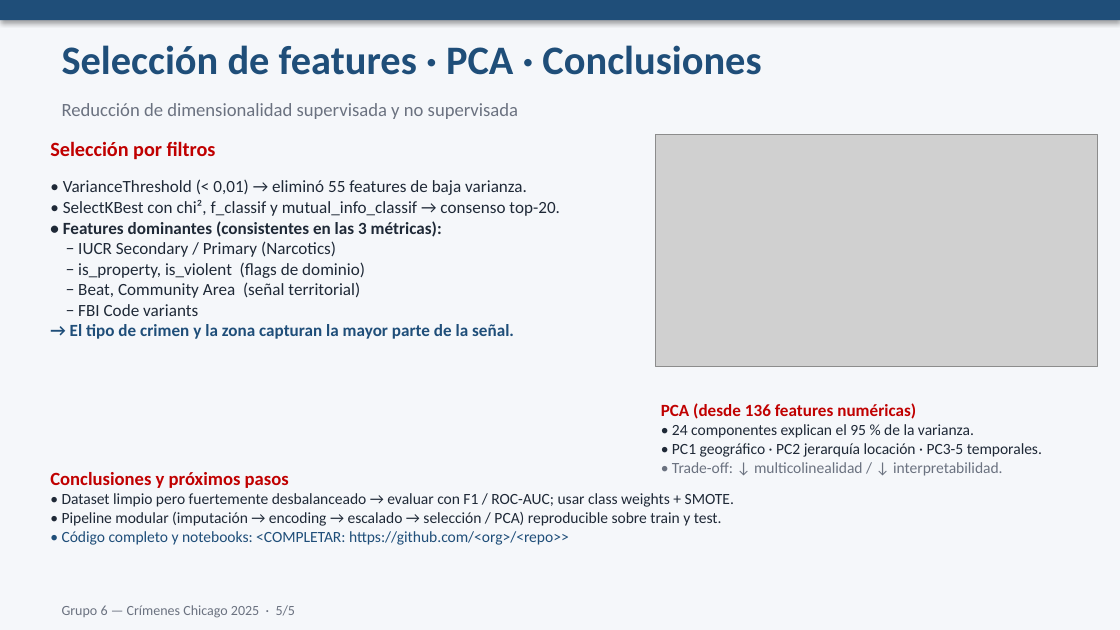
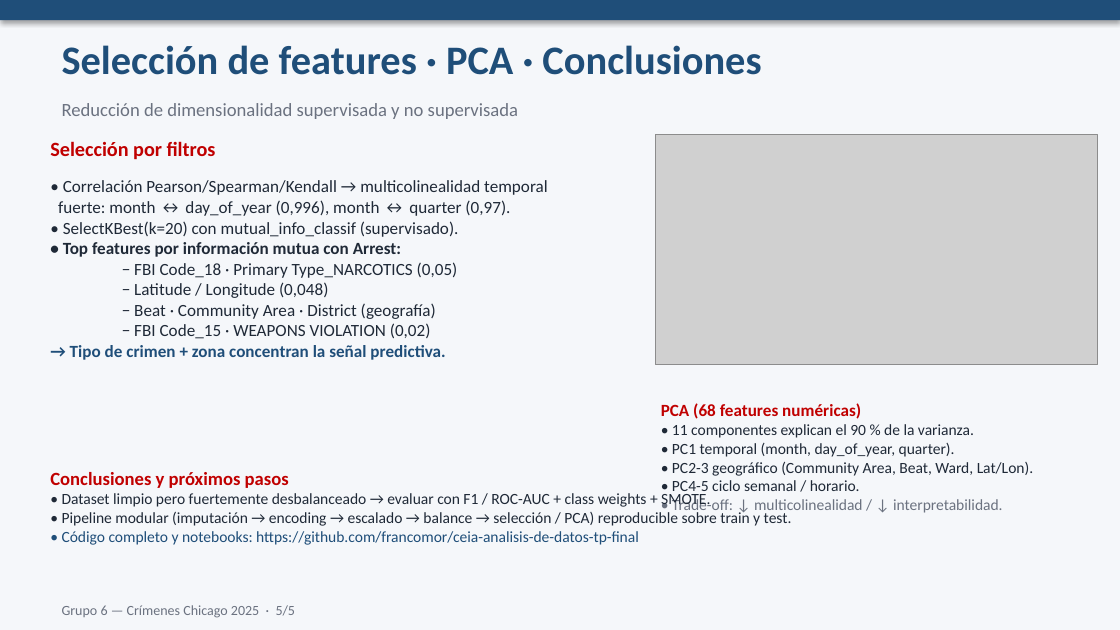
Before and after one commit to francomor/ceia-analisis-de-datos-tp-final, a slide deck: slide 5 of Presentacion final 2026 B1 - GRUPO 6.pptx (slide 12 before the commit). Drawn at 1120x630 pixels with LibreOffice and Linux fonts; fonts in the diff are those of the drawing; grey boxes stand for pictures. Boxes give left, top, right and bottom in pixels: in the first picture for what was removed or moved away, otherwise in the second. Text is boxed around its words. In the diff, an @@ line names an element or a change of style, - is before the commit and + after.

```diff
--- a/Presentacion final 2026 B1 - GRUPO 6.pptx
+++ b/Presentacion final 2026 B1 - GRUPO 6.pptx
@@ text at box(58, 180, 548, 360): text changed @@
-• VarianceThreshold (< 0,01) → eliminó 55 features de baja varianza.
-• SelectKBest con chi², f_classif y mutual_info_classif → consenso top-20.
-• Features dominantes (consistentes en las 3 métricas):
-  − IUCR Secondary / Primary (Narcotics)
-  − is_property, is_violent (flags de dominio)
-  − Beat, Community Area (señal territorial)
-  − FBI Code variants
-→ El tipo de crimen y la zona capturan la mayor parte de la señal.
+• Correlación Pearson/Spearman/Kendall → multicolinealidad temporal
+fuerte: month ↔ day_of_year (0,996), month ↔ quarter (0,97).
+• SelectKBest(k=20) con mutual_info_classif (supervisado).
+• Top features por información mutua con Arrest:
+  − FBI Code_18 · Primary Type_NARCOTICS (0,05)
+  − Latitude / Longitude (0,048)
+  − Beat · Community Area · District (geografía)
+  − FBI Code_15 · WEAPONS VIOLATION (0,02)
+→ Tipo de crimen + zona concentran la señal predictiva.
@@ text at box(661, 403, 1033, 496): text changed @@
-PCA (desde 136 features numéricas)
-• 24 componentes explican el 95 % de la varianza.
-• PC1 geográfico · PC2 jerarquía locación · PC3-5 temporales.
+PCA (68 features numéricas)
+• 11 componentes explican el 90 % de la varianza.
+• PC1 temporal (month, day_of_year, quarter).
+• PC2-3 geográfico (Community Area, Beat, Ward, Lat/Lon).
+• PC4-5 ciclo semanal / horario.
@@ text at box(62, 493, 792, 545): text changed @@
-• Dataset limpio pero fuertemente desbalanceado → evaluar con F1 / ROC-AUC; usar class weights + SMOTE.
-• Pipeline modular (imputación → encoding → escalado → selección / PCA) reproducible sobre train y test.
-• Código completo y notebooks: <COMPLETAR: https://github.com/<org>/<repo>>
+• Dataset limpio pero fuertemente desbalanceado → evaluar con F1 / ROC-AUC + class weights + SMOTE.
+• Pipeline modular (imputación → encoding → escalado → balance → selección / PCA) reproducible sobre train y test.
+• Código completo y notebooks: https://github.com/francomor/ceia-analisis-de-datos-tp-final
```
Also in this commit, not shown: 3 other slides changed, 13 slides removed, 7 other files.
